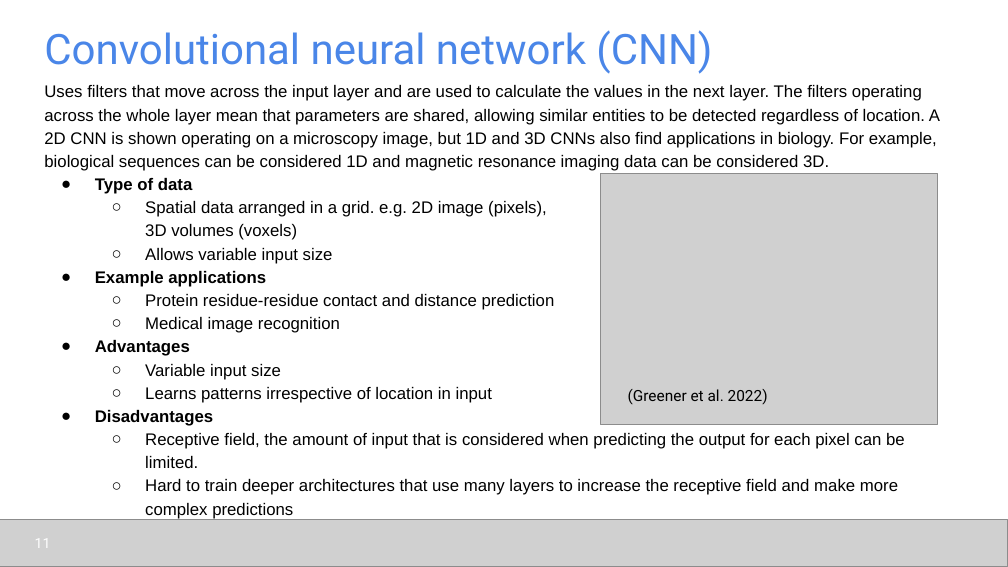
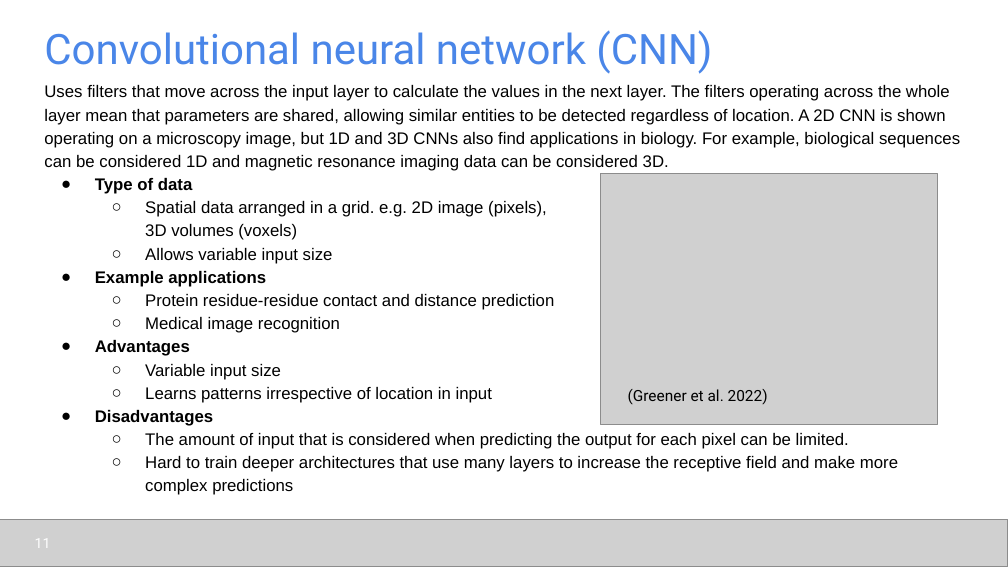
Before and after one commit to udel-cbcb/al_ml_workshop, a slide deck: slide 11 of Day_1/Lectures/Day_1_Lecture_2_AI_ML_Applications_in_Biology_and_Chemistry.pptx. Drawn at 1008x567 pixels with LibreOffice and Linux fonts; fonts in the diff are those of the drawing; grey boxes stand for pictures. Boxes give left, top, right and bottom in pixels: in the first picture for what was removed or moved away, otherwise in the second. Text is boxed around its words. In the diff, an @@ line names an element or a change of style, - is before the commit and + after.

```diff
--- a/Day_1/Lectures/Day_1_Lecture_2_AI_ML_Applications_in_Biology_and_Chemistry.pptx
+++ b/Day_1/Lectures/Day_1_Lecture_2_AI_ML_Applications_in_Biology_and_Chemistry.pptx
@@ text at [44,85,960,171]: text changed @@
-Uses filters that move across the input layer and are used to calculate the values in the next layer. The filters operating across the whole layer mean that parameters are shared, allowing similar entities to be detected regardless of location. A 2D CNN is shown operating on a microscopy image, but 1D and 3D CNNs also find applications in biology. For example, biological sequences can be considered 1D and magnetic resonance imaging data can be considered 3D.
+Uses filters that move across the input layer to calculate the values in the next layer. The filters operating across the whole layer mean that parameters are shared, allowing similar entities to be detected regardless of location. A 2D CNN is shown operating on a microscopy image, but 1D and 3D CNNs also find applications in biology. For example, biological sequences can be considered 1D and magnetic resonance imaging data can be considered 3D.
@@ text at [145,433,849,449]: text changed @@
-  ○ Receptive field, the amount of input that is considered when predicting the output for each pixel can be limited.
+  ○ The amount of input that is considered when predicting the output for each pixel can be limited.
```
Also in this commit, not shown: 7 other slides changed, 7 other files.
